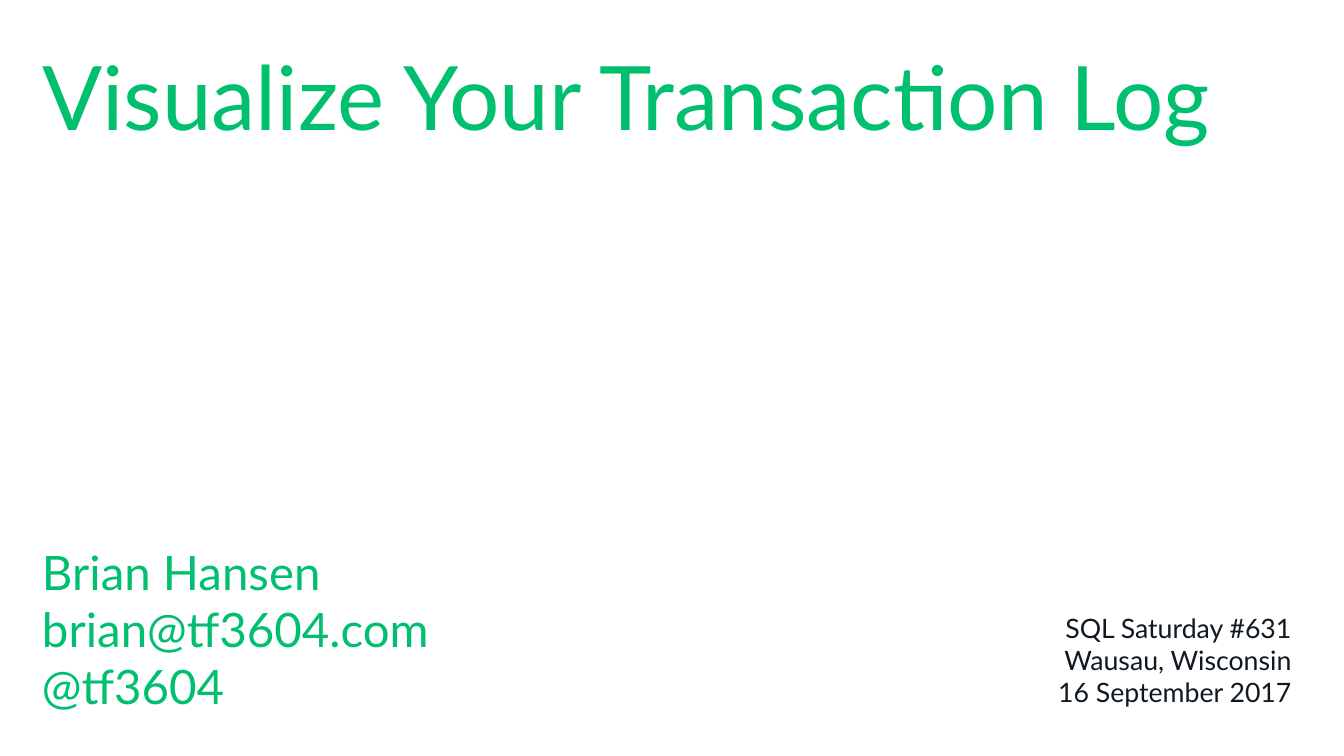
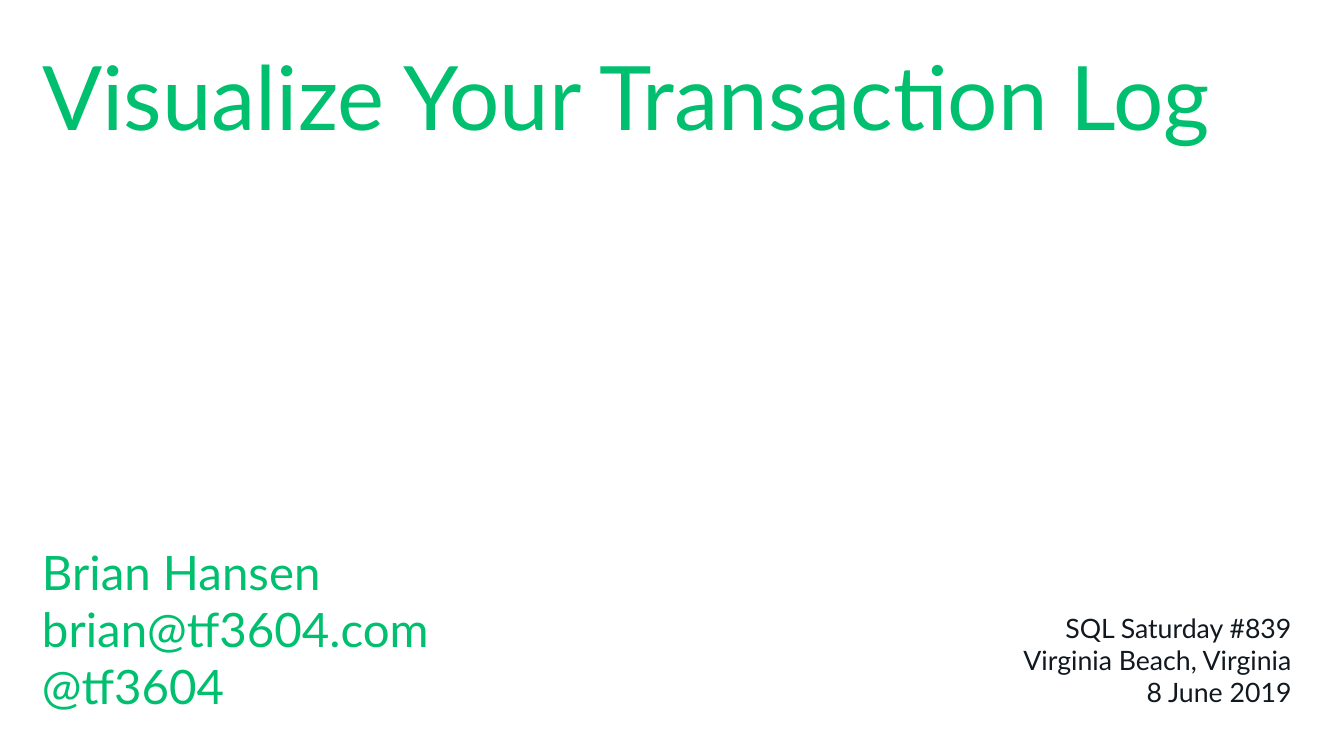
Before and after one commit to tf3604/LogFilePresentation, a slide deck: slide 1 of TransactionLog.pptx. Drawn at 1344x756 pixels with LibreOffice and Linux fonts; fonts in the diff are those of the drawing; background and template pictures are left out. Boxes give left, top, right and bottom in pixels: in the first picture for what was removed or moved away, otherwise in the second. Text is boxed around its words. In the diff, an @@ line names an element or a change of style, - is before the commit and + after.

Commit message:
Update title slide for Virginia Beach.

```diff
--- a/TransactionLog.pptx
+++ b/TransactionLog.pptx
@@ text at (x1=1023, y1=618, x2=1292, y2=703): text changed @@
-SQL Saturday #631
-Wausau, Wisconsin
-16 September 2017
+SQL Saturday #839
+Virginia Beach, Virginia
+8 June 2019
```
Also in this commit, not shown: 1 other file.
